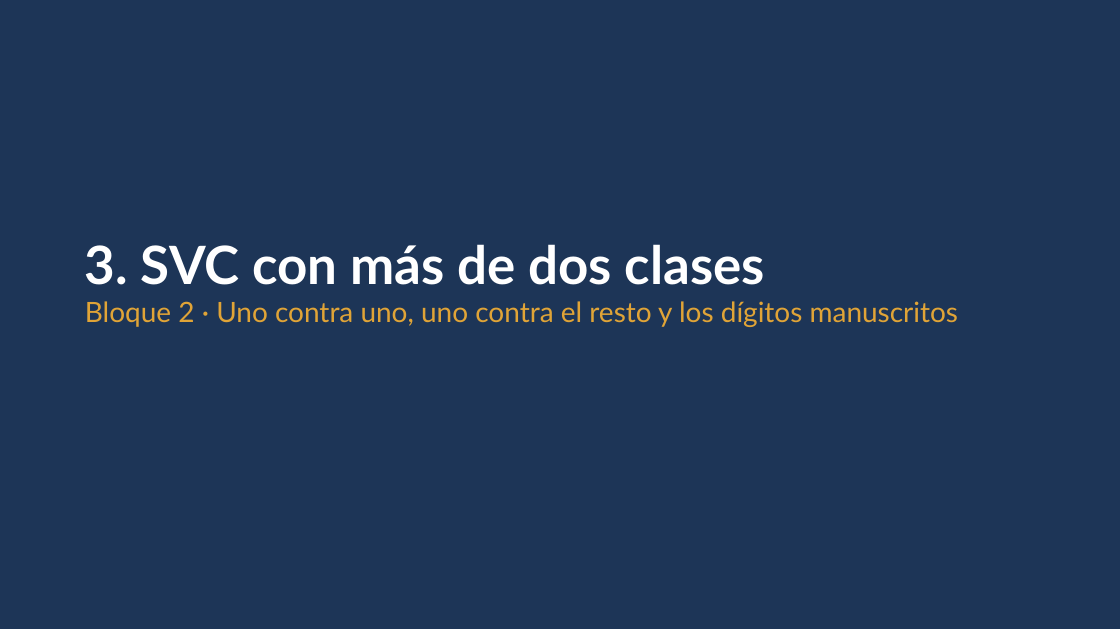
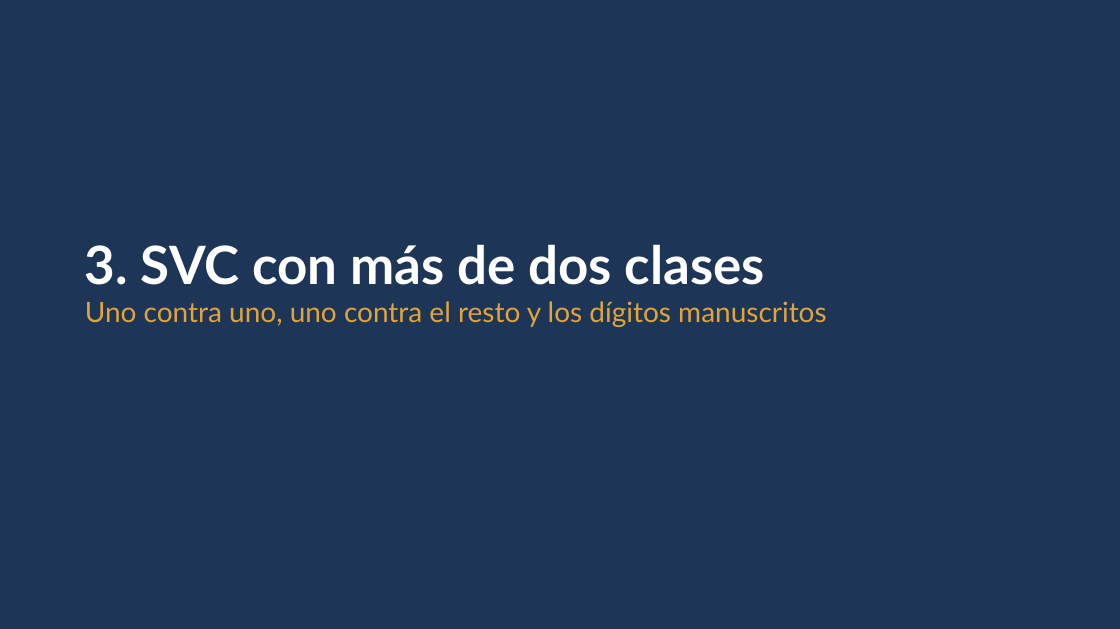
Before and after one commit to daniopitz/cienciadatos, a slide deck: slide 20 of presentaciones/clase11_knn_svc_redes.pptx (slide 21 before the commit). Drawn at 1120x629 pixels with LibreOffice and Linux fonts; fonts in the diff are those of the drawing. Boxes give left, top, right and bottom in pixels: in the first picture for what was removed or moved away, otherwise in the second. Text is boxed around its words. In the diff, an @@ line names an element or a change of style, - is before the commit and + after.

```diff
--- a/presentaciones/clase11_knn_svc_redes.pptx
+++ b/presentaciones/clase11_knn_svc_redes.pptx
@@ text at (x1=85, y1=301, x2=826, y2=327): text changed @@
-Bloque 2 · Uno contra uno, uno contra el resto y los dígitos manuscritos
+Uno contra uno, uno contra el resto y los dígitos manuscritos
```
Also in this commit, not shown: 3 other slides changed, 1 slide added, 1 other file.
